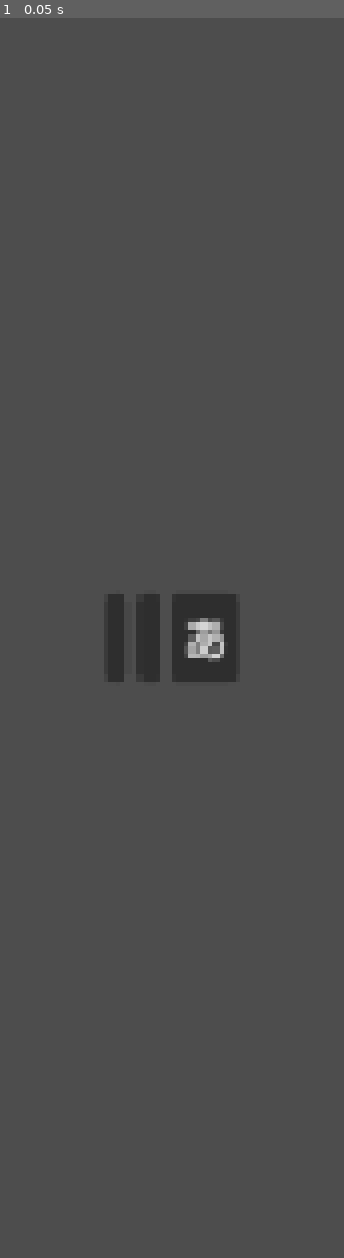
Above: before the commit, frame 1.
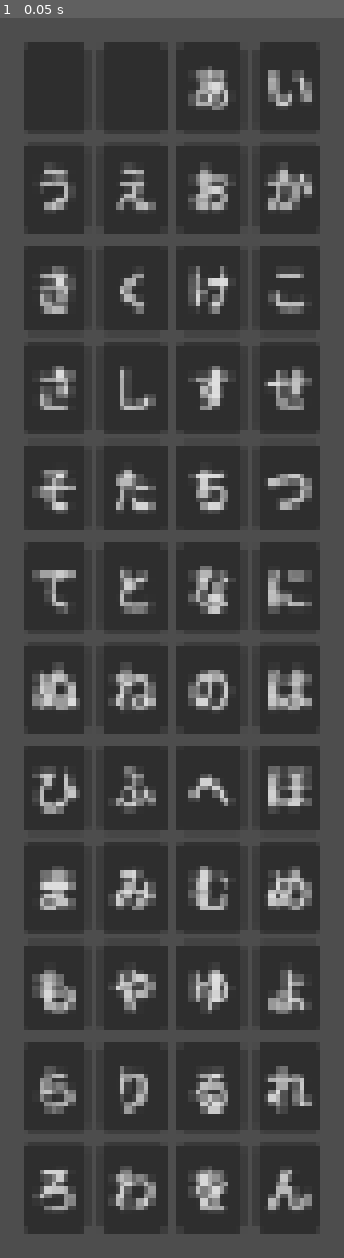
Above: after the commit, the same moment.

Repository: Potwizz/Kana-Flashcards
Game: Godot game, scene res://kana_picker.tscn
Two runs of this game, one before a commit and one after it. Both use one fixed random seed, a clock stepped at 60 frames per second and the inputs below. This scene is started directly instead of the project's main scene.
Inputs:
- Up to frame 1 (0.05 s): no input

The runs differ from the first frame. In frame 1, 53% of the frame differs, in the area x 6-94%, y 1-99%.

Commit message:
Updated code

Diff:
--- a/kana-flashcards/kana_picker.gd
+++ b/kana-flashcards/kana_picker.gd
@@ -3,16 +3,31 @@
 @onready var _kana_container: GridContainer = %GridContainer
 
 @export var kana_table: KanaTables
-var picked_kana: Array[KanaData] = []
+@export var picked_kana: Array[KanaData] = []
 
 var current_kana_index := 0
 
 # Called when the node enters the scene tree for the first time.
 func _ready() -> void:
 	_create_buttons()
+	for button in _kana_container.get_children():
+		if button is Button:
+			button.pressed.connect(_pick_kana_press)
 
 func _create_buttons() -> void:
-	for kana_entry: Dictionary in kana_table.hiragana_table:
+	for kana_entry: Dictionary in kana_table.basic_hiragana_table:
 		var button := Button.new()
 		_kana_container.add_child(button)
 		button.text = kana_entry["kana"]
+
+
+
+func _pick_kana_press() -> void:
+	for button in _kana_container.get_children():
+		if button is Button:
+			for kana_entry: Dictionary in kana_table.basic_hiragana_table:
+				if kana_entry["kana"] == button.text:
+					picked_kana.append(kana_entry)
+					print(picked_kana)
+					## Stop finding once we found a match.
+					break
--- a/kana-flashcards/kana_tables.gd
+++ b/kana-flashcards/kana_tables.gd
@@ -3,6 +3,51 @@
 #@export var hiragana_table: Array[KanaData] = []
 #@export var katakana_table: Array[KanaData] = []
 
-var hiragana_table: Array[Dictionary] = [
-	{"romaji": "a", "kana": "あ"}
+var basic_hiragana_table: Array[Dictionary] = [
+	{"romaji": "a", "kana": "あ"},
+	{"romaji": "i", "kana": "い"},
+	{"romaji": "u", "kana": "う"},
+	{"romaji": "e", "kana": "え"},
+	{"romaji": "o", "kana": "お"},
+	{"romaji": "ka", "kana": "か"},
+	{"romaji": "ki", "kana": "き"},
+	{"romaji": "ku", "kana": "く"},
+	{"romaji": "ke", "kana": "け"},
+	{"romaji": "ko", "kana": "こ"},
+	{"romaji": "sa", "kana": "さ"},
+	{"romaji": "shi", "kana": "し"},
+	{"romaji": "su", "kana": "す"},
+	{"romaji": "se", "kana": "せ"},
+	{"romaji": "so", "kana": "そ"},
+	{"romaji": "ta", "kana": "た"},
+	{"romaji": "chi", "kana": "ち"},
+	{"romaji": "tsu", "kana": "つ"},
+	{"romaji": "te", "kana": "て"},
+	{"romaji": "to", "kana": "と"},
+	{"romaji": "na", "kana": "な"},
+	{"romaji": "ni", "kana": "に"},
+	{"romaji": "nu", "kana": "ぬ"},
+	{"romaji": "ne", "kana": "ね"},
+	{"romaji": "no", "kana": "の"},
+	{"romaji": "ha", "kana": "は"},
+	{"romaji": "hi", "kana": "ひ"},
+	{"romaji": "fu", "kana": "ふ"},
+	{"romaji": "he", "kana": "へ"},
+	{"romaji": "ho", "kana": "ほ"},
+	{"romaji": "ma", "kana": "ま"},
+	{"romaji": "mi", "kana": "み"},
+	{"romaji": "mu", "kana": "む"},
+	{"romaji": "me", "kana": "め"},
+	{"romaji": "mo", "kana": "も"},
+	{"romaji": "ya", "kana": "や"},
+	{"romaji": "yu", "kana": "ゆ"},
+	{"romaji": "yo", "kana": "よ"},
+	{"romaji": "ra", "kana": "ら"},
+	{"romaji": "ri", "kana": "り"},
+	{"romaji": "ru", "kana": "る"},
+	{"romaji": "re", "kana": "れ"},
+	{"romaji": "ro", "kana": "ろ"},
+	{"romaji": "wa", "kana": "わ"},
+	{"romaji": "wo", "kana": "を"},
+	{"romaji": "n", "kana": "ん"}
 ]
